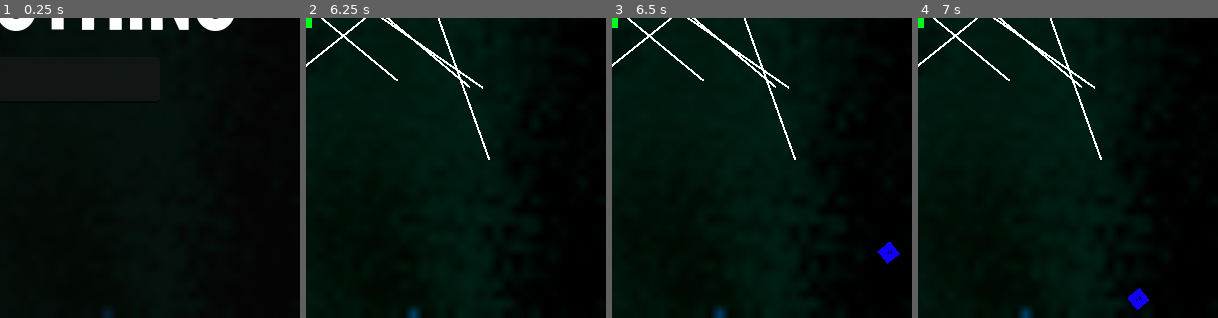
Above: before the commit, frames 1-4 (left to right).
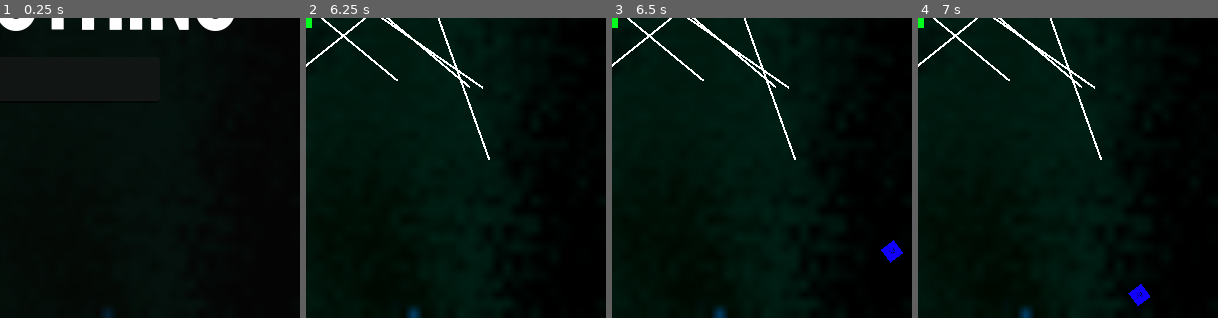
Above: after the commit, the same moments.

Repository: dirtOval/string-theory-mehu15
Game: Godot game, scene res://main.tscn
Two runs of this game, one before a commit and one after it. Both use one fixed random seed, a clock stepped at 60 frames per second and the inputs below.
Inputs (mouse positions are % of the whole screen's width and height, from its top left):
- Up to frame 1 (0.25 s): no input
- Up to frame 2 (6.25 s): click (50, 60) at 0.52 s; type "12" at 0.6 s; tap Enter at 1.25, 2.75, 5 s; tap Space at 2, 4.25, 5.75 s
- Up to frame 3 (6.5 s): no input
- Up to frame 4 (7 s): no input
The pictures show only the part of the screen within x 50-100%, y 50-100%; the shares and areas given below are measured in that part.

Frames 1-2 are identical in both runs. In frame 3, 0.2% of the frame differs, in the area x 88-97%, y 74-82%; in frame 4, 0.2%, in the area x 70-78%, y 88-98%.

Commit message:
gameplay is done. time for art + sound

Diff:
--- a/main.gd
+++ b/main.gd
@@ -42,8 +42,10 @@
 
 func _on_food_timer_timeout() -> void:
 	print('spider has died')
-	$FoodTimer.stop()
+	$LifeTimer.stop()
 	$FlySpawnTimer.stop()
+	$GameOverScreen/FinalScore.text = 'Spider Lived for ' + get_converted_time(score)
+	$GameOverScreen.show()
 	#use this for game over logic
 
 func get_converted_time(time: int) -> String:
@@ -64,3 +66,7 @@
 	$FoodTimer.start()
 	$LifeTimer.start()
 	$Spider.show()
+
+
+func _on_button_pressed() -> void:
+	get_tree().reload_current_scene()
--- a/main.tscn
+++ b/main.tscn
@@ -32,9 +32,9 @@
 
 [sub_resource type="Curve2D" id="Curve2D_ig7tw"]
 _data = {
-"points": PackedVector2Array(0, 0, 0, 0, 0, 0, 0, 0, 0, 0, 600, 0, 0, 0, 0, 0, 600, 600, 0, 0, 0, 0, 0, 600, 0, 0, 0, 0, 0, 0)
+"points": PackedVector2Array(0, 0, 0, 0, 0, 0, 0, 0, 0, 0, 600, 0, 0, 0, 0, 0, 610.867, 384.711, 0, 0, 0, 0, 600, 600, 0, 0, 0, 0, 0, 600, 0, 0, 0, 0, 0, 0)
 }
-point_count = 5
+point_count = 6
 
 [sub_resource type="StyleBoxFlat" id="StyleBoxFlat_1bvp3"]
 bg_color = Color(0.0852315, 0.587487, 0, 1)
@@ -96,9 +96,54 @@
 
 [node name="StringPrompt" parent="." instance=ExtResource("5_lquwl")]
 
+[node name="GameOverScreen" type="Node2D" parent="."]
+visible = false
+position = Vector2(16, 217)
+
+[node name="SpiderDied" type="Label" parent="GameOverScreen"]
+anchors_preset = 8
+anchor_left = 0.5
+anchor_top = 0.5
+anchor_right = 0.5
+anchor_bottom = 0.5
+offset_top = -1.0
+offset_right = 568.0
+offset_bottom = 124.0
+grow_horizontal = 2
+grow_vertical = 2
+size_flags_horizontal = 4
+theme_override_fonts/font = ExtResource("4_1bvp3")
+theme_override_font_sizes/font_size = 100
+text = "spider has died"
+
+[node name="FinalScore" type="Label" parent="GameOverScreen"]
+anchors_preset = 9
+anchor_bottom = 1.0
+offset_left = 96.0
+offset_top = 103.0
+offset_right = 471.0
+offset_bottom = 228.0
+grow_vertical = 2
+size_flags_horizontal = 4
+theme_override_fonts/font = ExtResource("4_1bvp3")
+theme_override_font_sizes/font_size = 48
+text = "Spider lived for
+ 0 Minutes, 0 seconds"
+horizontal_alignment = 1
+
+[node name="Reset" type="Button" parent="GameOverScreen"]
+offset_left = 216.0
+offset_top = 337.0
+offset_right = 344.0
+offset_bottom = 376.0
+theme_override_fonts/font = ExtResource("4_1bvp3")
+theme_override_font_sizes/font_size = 24
+text = "Try Again?"
+
 [connection signal="timeout" from="FlySpawnTimer" to="." method="_on_fly_spawn_timer_timeout"]
 [connection signal="ate_food" from="Spider" to="." method="_on_spider_ate_food"]
 [connection signal="timeout" from="FoodTimer" to="." method="_on_food_timer_timeout"]
 [connection signal="timeout" from="FoodTimer" to="Spider" method="_on_food_timer_timeout"]
 [connection signal="timeout" from="LifeTimer" to="." method="_on_life_timer_timeout"]
 [connection signal="start_game" from="StringPrompt" to="." method="_on_string_prompt_start_game"]
+[connection signal="pressed" from="GameOverScreen/Reset" to="." method="_on_button_pressed"]
